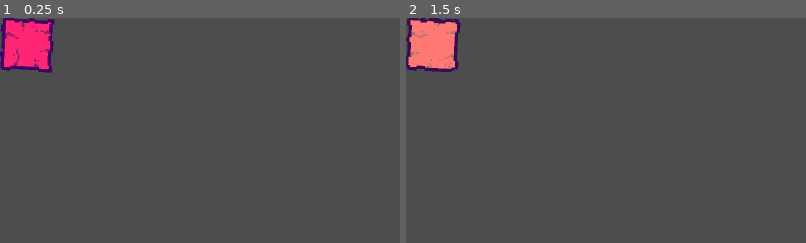
Above: before the commit, frames 1-2 (left to right).
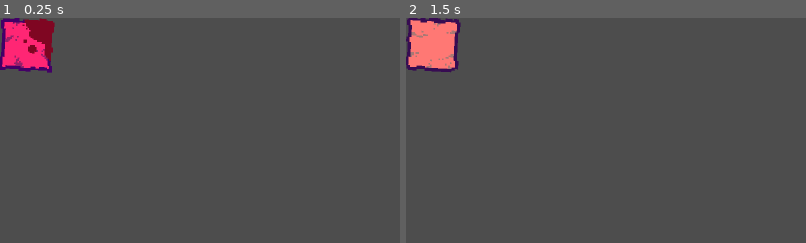
Above: after the commit, the same moments.

Repository: deloatchj/SecretCultJam
Game: Godot game, scene res://scenes/Cell.tscn
Two runs of this game, one before a commit and one after it. Both use one fixed random seed, a clock stepped at 60 frames per second and the inputs below. This scene is started directly instead of the project's main scene.
Inputs (mouse positions are % of the whole screen's width and height, from its top left):
- Up to frame 1 (0.25 s): no input
- Up to frame 2 (1.5 s): click (3, 6) at 0.5 s; tap Enter at 1.25 s; move the mouse to (72, 45) at 1.27 s; press the mouse at (72, 45) at 1.28 s
The pictures show only the part of the screen within x 0-50%, y 0-50%; the shares and areas given below are measured in that part.

The runs differ from the first frame. In frame 1, 1.4% of the frame differs, in the area x 0-14%, y 0-25%; in frame 2, nothing differs.
Error in both runs: Invalid access to property or key 'flagmode' on a base object of type 'null instance'. (res://scripts/Cell.gd:101)

Commit message:
bloody in place + new better icon

Diff:
--- a/scenes/Cell.tscn
+++ b/scenes/Cell.tscn
@@ -1,8 +1,11 @@
-[gd_scene load_steps=13 format=3 uid="uid://cjy6e0svasxph"]
+[gd_scene load_steps=16 format=3 uid="uid://cjy6e0svasxph"]
 
 [ext_resource type="Script" path="res://scripts/Cell.gd" id="1_ckdnl"]
+[ext_resource type="Texture2D" uid="uid://dq20m3w8kk8kr" path="res://art/Minesweeper/tilemorebloody.png" id="2_hf84o"]
 [ext_resource type="Texture2D" uid="uid://bp266b4xy2deb" path="res://art/Minesweeper/tilemore2.png" id="2_w5hox"]
 [ext_resource type="Texture2D" uid="uid://lsqqnk1b30ag" path="res://art/Minesweeper/tilemore3.png" id="3_2txow"]
+[ext_resource type="Texture2D" uid="uid://bpmpkrec5adja" path="res://art/Minesweeper/tilemore5bloody.png" id="3_63qrf"]
+[ext_resource type="Texture2D" uid="uid://blq1eyuoooiye" path="res://art/Minesweeper/tilemore4bloody.png" id="4_8qch2"]
 [ext_resource type="Texture2D" uid="uid://ctm6pvv3okdp1" path="res://art/Minesweeper/tilemore4.png" id="4_shteo"]
 [ext_resource type="Texture2D" uid="uid://dp2xhy6a1wtl4" path="res://art/Minesweeper/tilemore.png" id="5_cb7j2"]
 [ext_resource type="Texture2D" uid="uid://jpfb7oda1baf" path="res://art/Minesweeper/tilemore5.png" id="6_0vkk4"]
@@ -30,7 +33,7 @@
 offset_bottom = 128.0
 theme = SubResource("Theme_5g4du")
 script = ExtResource("1_ckdnl")
-unrevealedtiles = Array[CompressedTexture2D]([ExtResource("2_w5hox"), ExtResource("3_2txow"), ExtResource("4_shteo"), ExtResource("5_cb7j2"), ExtResource("6_0vkk4")])
+unrevealedtiles = Array[CompressedTexture2D]([ExtResource("2_hf84o"), ExtResource("3_63qrf"), ExtResource("4_8qch2"), ExtResource("2_w5hox"), ExtResource("3_2txow"), ExtResource("4_shteo"), ExtResource("5_cb7j2"), ExtResource("6_0vkk4")])
 
 [node name="TextureRect" type="TextureRect" parent="."]
 texture_filter = 1
Binary file changed: icon.ico
Not shown, changed: icon.icns
